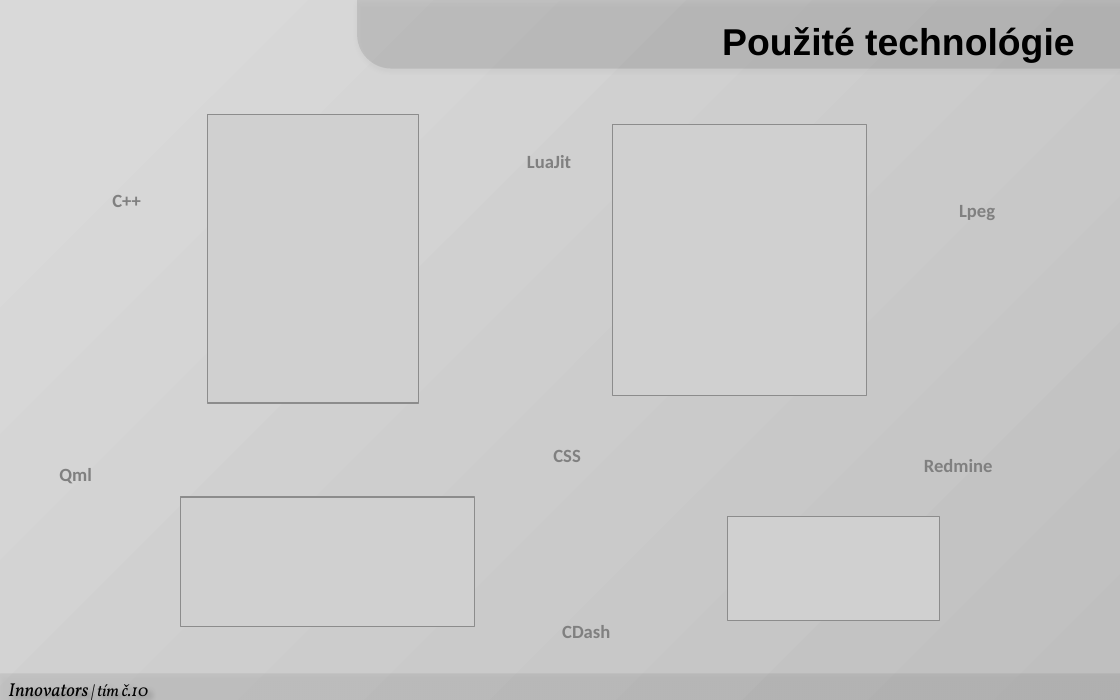
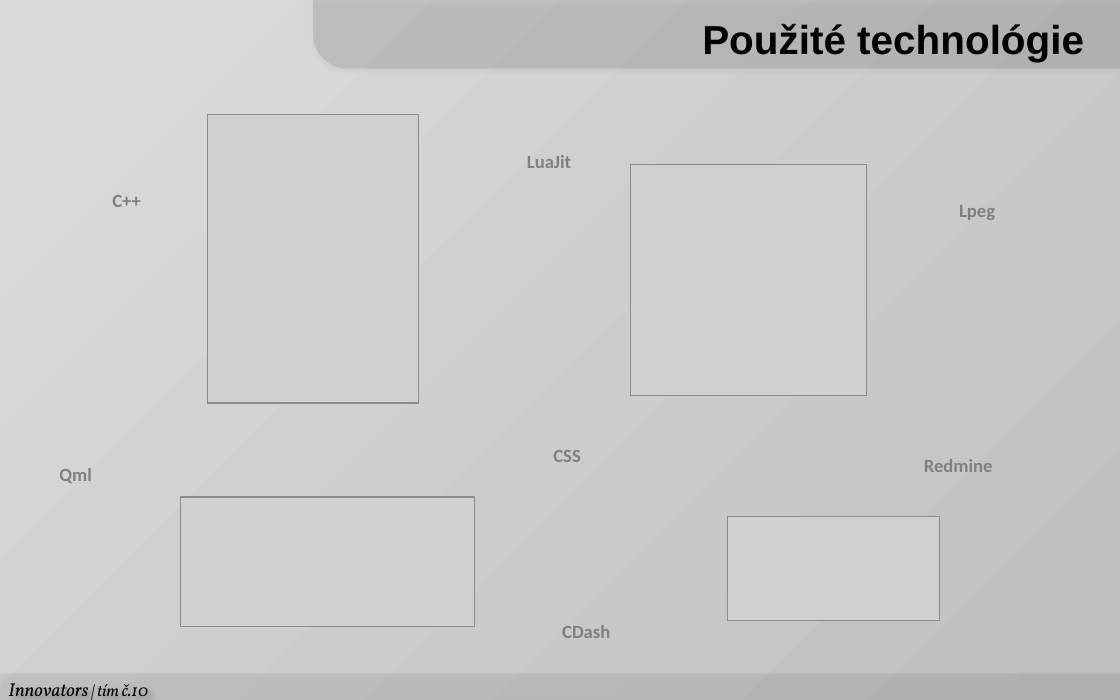
Before and after one commit to Innovators-Team10/Documentation, a slide deck: slide 4 of Dokumentacie/Ostatne/Prezentacie/LS/TrollEdit.pptx. Drawn at 1120x700 pixels with LibreOffice and Linux fonts; fonts in the diff are those of the drawing; grey boxes stand for pictures. Boxes give left, top, right and bottom in pixels: in the first picture for what was removed or moved away, otherwise in the second. Text is boxed around its words. In the diff, an @@ line names an element or a change of style, - is before the commit and + after.

```diff
--- a/Dokumentacie/Ostatne/Prezentacie/LS/TrollEdit.pptx
+++ b/Dokumentacie/Ostatne/Prezentacie/LS/TrollEdit.pptx
@@ text "Použité technológie" at [702, 24, 1084, 62]: size 24 to 26 pt @@
@@ round same rect: place and size @@
-round same rect at [357, 0, 1120, 68]
+round same rect at [314, 0, 1120, 68]
@@ picture: place and size @@
-picture at [613, 124, 867, 395]
+picture at [631, 165, 867, 395]
```
Also in this commit, not shown: 6 other slides changed, 2 slides added.
